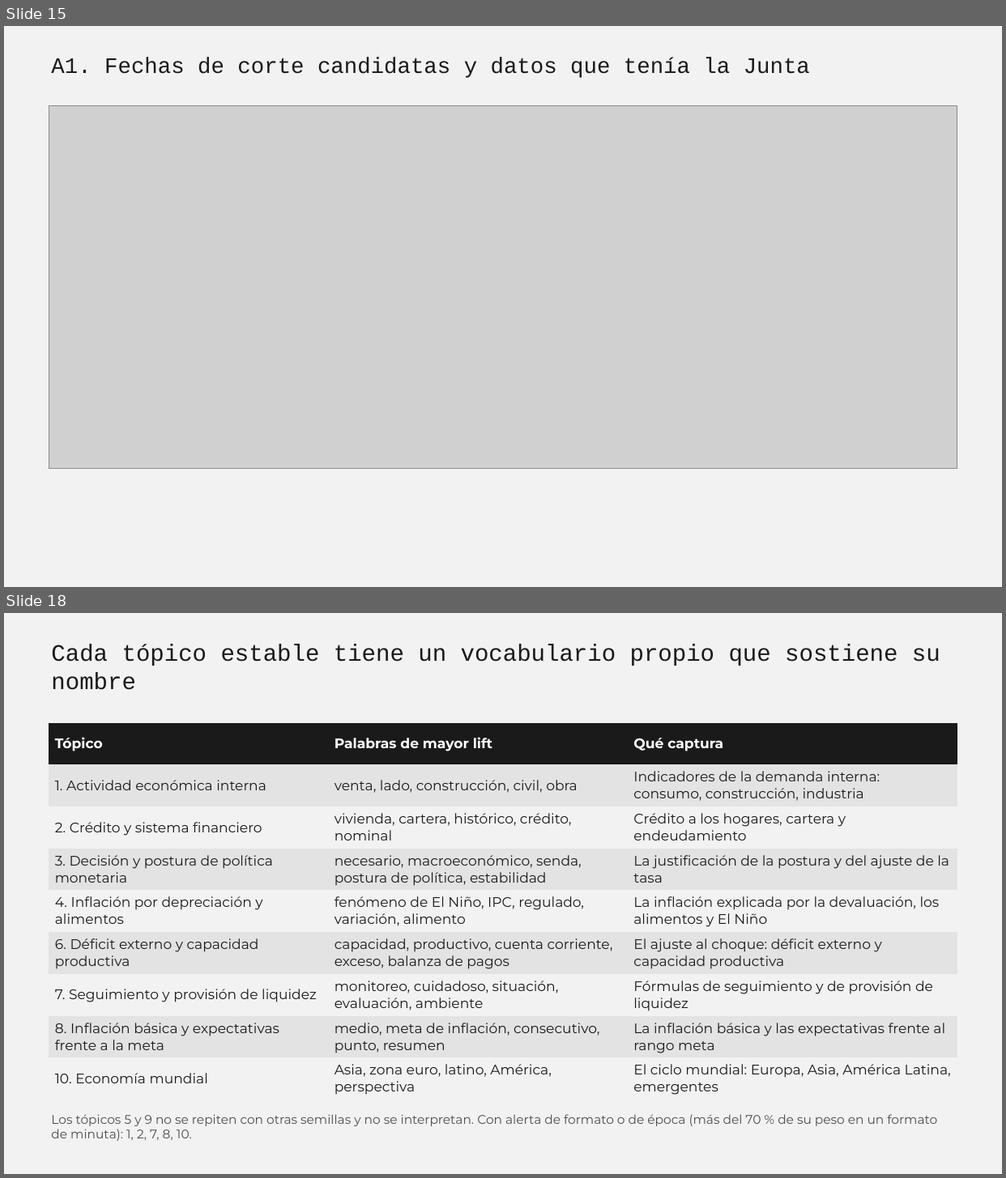
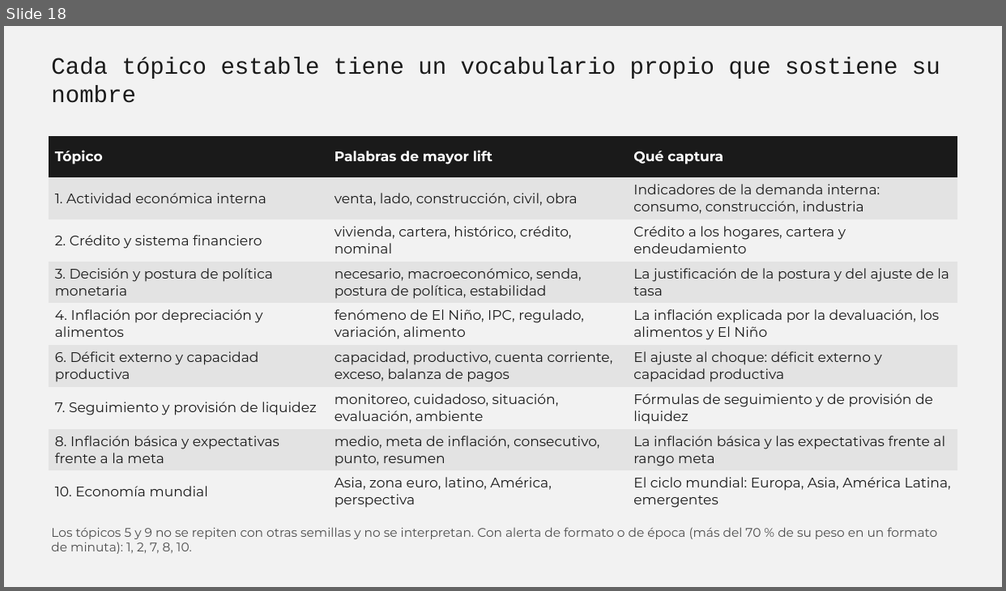
Before and after one commit to talleres-ECON3785/taller_03, a slide deck: 04_Presentaciones/borrador_presentacion.pptx. Shown one above the other, each under a label of ours: slides 15 and 18 before the commit, slide 18 after it; the slides between them are not shown. The pictures are 1006x1178 and 1006x591 pixels, drawn with LibreOffice and Linux fonts; fonts in the diff are those of the drawing; grey boxes stand for pictures. Boxes give left, top, right and bottom in pixels: in the first picture for what was removed or moved away, otherwise in the second. Text is boxed around its words. In the diff, an @@ line names an element or a change of style, - is before the commit and + after.

```diff
--- a/04_Presentaciones/borrador_presentacion.pptx
+++ b/04_Presentaciones/borrador_presentacion.pptx
@@ slide 15 removed at (4,26,1002,587), background #F2F2F2 @@
@@ text removed at (51,57,810,78) @@
-A1. Fechas de corte candidatas y datos que tenía la Junta
@@ picture removed at (49,106,957,468) @@
```
Also in this commit, not shown: 3 slides added, 2 other slides removed, 1 other file.
